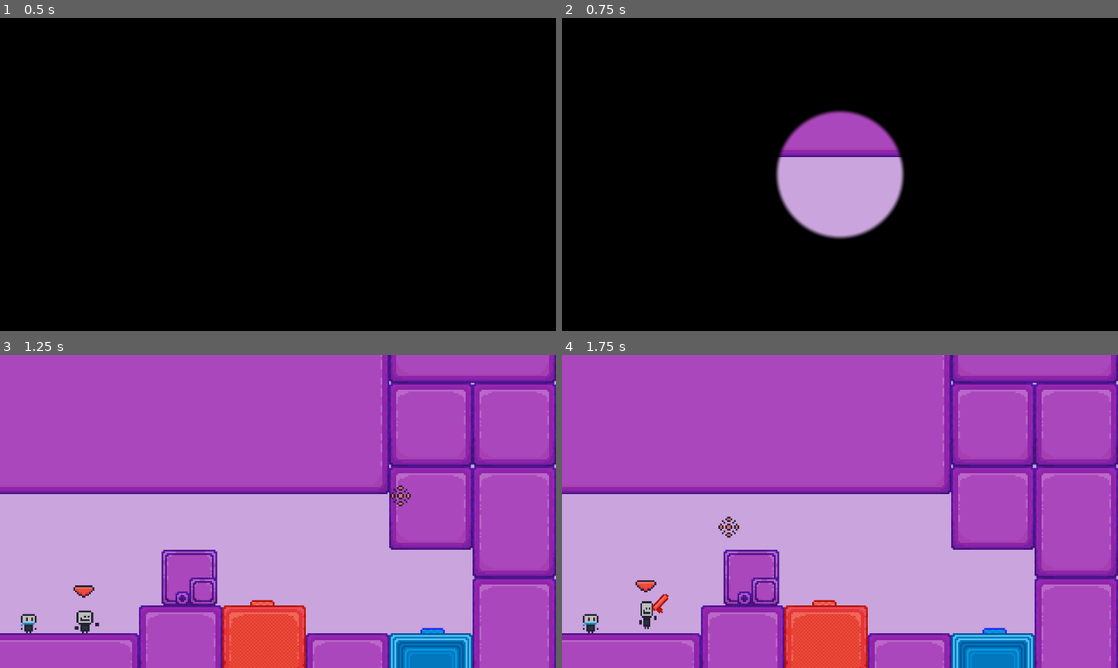
Above: before the commit, frames 1-4 (two rows, left to right).
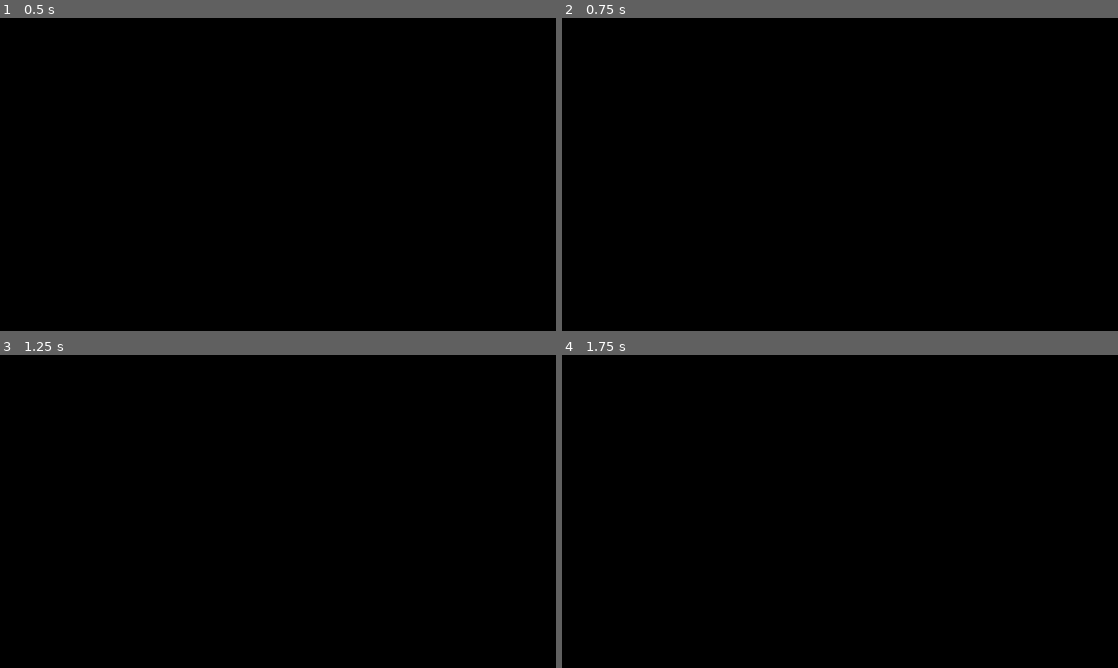
Above: after the commit, the same moments.

Repository: EmilPok/RpurpleB
Game: Godot game, scene res://scenes/main.tscn
Same seed, same stepped clock (60 frames per second), same inputs: the game is played once before the commit and once after it.
Inputs (mouse positions are in pixels of both pictures, inside the frame that each line leads up to):
- Up to frame 1 (0.5 s): no input
- Up to frame 2 (0.75 s): tap Enter (ui_accept) at 0.5 s; move the mouse to (962, 158) at 0.52 s; hold D (right) from 0.53 s (still down); right-click (962, 158) at 0.6 s
- Up to frame 3 (1.25 s): keep holding D (right); tap Space (jump) at 0.77 s
- Up to frame 4 (1.75 s): keep holding D (right); move the mouse to (728, 527) at 1.27 s; tap Shift (dash) at 1.35 s; tap Space (jump) at 1.52 s

Frame 1 is identical in both runs. In frame 2, 7.5% of the frame differs, in the area x 38-62%, y 29-71%; in frame 3, 100%, in the area x 0-100%, y 0-100%; in frame 4, 100%.
Error after the commit: Attempt to call function 'instantiate' in base 'null instance' on a null instance. (res://scripts/main.gd:41)

Commit message:
level_selection FINISHED

Diff:
--- a/scenes/UI/main_menu.tscn
+++ b/scenes/UI/main_menu.tscn
@@ -511,13 +511,14 @@
 position = Vector2(154, 92)
 texture = ExtResource("25_gqbxs")
 
-[node name="MostlyPurpleLevel2" type="Sprite2D" parent="LevelSelector/Level2" unique_id=971565743]
+[node name="MostlyPurpleLevel" type="Sprite2D" parent="LevelSelector/Level2" unique_id=971565743]
+visible = false
 texture = ExtResource("26_bocfi")
 
-[node name="Two" type="Sprite2D" parent="LevelSelector/Level2/MostlyPurpleLevel2" unique_id=2030784726]
+[node name="Two" type="Sprite2D" parent="LevelSelector/Level2/MostlyPurpleLevel" unique_id=2030784726]
 texture = ExtResource("29_a7i4r")
 
-[node name="LevelConnector2" parent="LevelSelector/Level2" unique_id=1818771879 instance=ExtResource("24_afaap")]
+[node name="LevelConnector" parent="LevelSelector/Level2" unique_id=1818771879 instance=ExtResource("24_afaap")]
 position = Vector2(3, -21)
 rotation = 3.1415925
 
@@ -537,13 +538,14 @@
 position = Vector2(154, 25)
 texture = ExtResource("26_gqbxs")
 
-[node name="MostlyPurpleLevel3" type="Sprite2D" parent="LevelSelector/Level3" unique_id=98636667]
+[node name="MostlyPurpleLevel" type="Sprite2D" parent="LevelSelector/Level3" unique_id=98636667]
+visible = false
 texture = ExtResource("26_bocfi")
 
-[node name="Three" type="Sprite2D" parent="LevelSelector/Level3/MostlyPurpleLevel3" unique_id=1105605911]
+[node name="Three" type="Sprite2D" parent="LevelSelector/Level3/MostlyPurpleLevel" unique_id=1105605911]
 texture = ExtResource("31_8d054")
 
-[node name="LevelConnector3" parent="LevelSelector/Level3" unique_id=109640821 instance=ExtResource("24_afaap")]
+[node name="LevelConnector" parent="LevelSelector/Level3" unique_id=109640821 instance=ExtResource("24_afaap")]
 position = Vector2(21, 3)
 rotation = -1.5707964
 
--- a/scripts/UI/level_connector.gd
+++ b/scripts/UI/level_connector.gd
@@ -3,7 +3,10 @@
 func connect_levels() -> void:
 	$AnimationPlayer.play("connect")
 
-
 func _input(event: InputEvent) -> void:
 	if event.is_action_pressed("ui_accept"):
 		connect_levels()
+
+func set_connector() -> void:
+	$AnimationPlayer.play("connect")
+	$AnimationPlayer.seek(999, true)
--- a/scripts/UI/main_menu.gd
+++ b/scripts/UI/main_menu.gd
@@ -1,4 +1,34 @@
 extends Control
+
+func _ready() -> void:
+	var cables = [
+		$LevelSelector/Level1/LevelConnector,
+		$LevelSelector/Level2/LevelConnector,
+		$LevelSelector/Level3/LevelConnector
+	]
+	var levels = [
+		$LevelSelector/Level1,
+		$LevelSelector/Level2,
+		$LevelSelector/Level3
+	]
+	for i in cables.size():
+		if i < Global.levels_completed - 1:
+			cables[i].set_connector()
+			if i + 1 < levels.size():
+				levels[i + 1].get_node("MostlyPurpleLevel").visible = true
+
+	if Global.finished:
+		$Transition_Animations.play("level_selector_on")
+		await $Transition_Animations.animation_finished
+
+		var i = Global.levels_completed - 1
+		cables[i].connect_levels()
+		await cables[i].get_node("AnimationPlayer").animation_finished
+		if i + 1 < levels.size():
+			levels[i + 1].get_node("MostlyPurpleLevel").visible = true
+
+	Global.finished = false
+
 
 func _on_play_pressed() -> void:
 	$Transition_Animations.play("level_selector_on")
--- a/scripts/autoloads/global.gd
+++ b/scripts/autoloads/global.gd
@@ -2,3 +2,4 @@
 
 var levels_completed = 0
 var selected_level = 0
+var finished = false
--- a/scripts/main.gd
+++ b/scripts/main.gd
@@ -16,18 +16,19 @@
 
 	#current_level -= 1
 	current_level = Global.selected_level - 1
-	_next_level()
+	_reset_level()
 
 
 func _next_level():
-	current_level += 1
+	Global.levels_completed = max(Global.levels_completed, Global.selected_level)
+	Global.finished = true
 	$AnimationPlayer.play("circle")
 	$Circle_trans_time.start()
 
 func _on_circle_trans_time_timeout() -> void:
-	if current_level == levels_amount:
-		Global.levels_completed = max(Global.levels_completed, current_level)
+	if Global.finished:
 		get_tree().change_scene_to_file("res://scenes/UI/main_menu.tscn")
+		return
 
 	var level = levels_path + str(current_level) + scene_file
 
